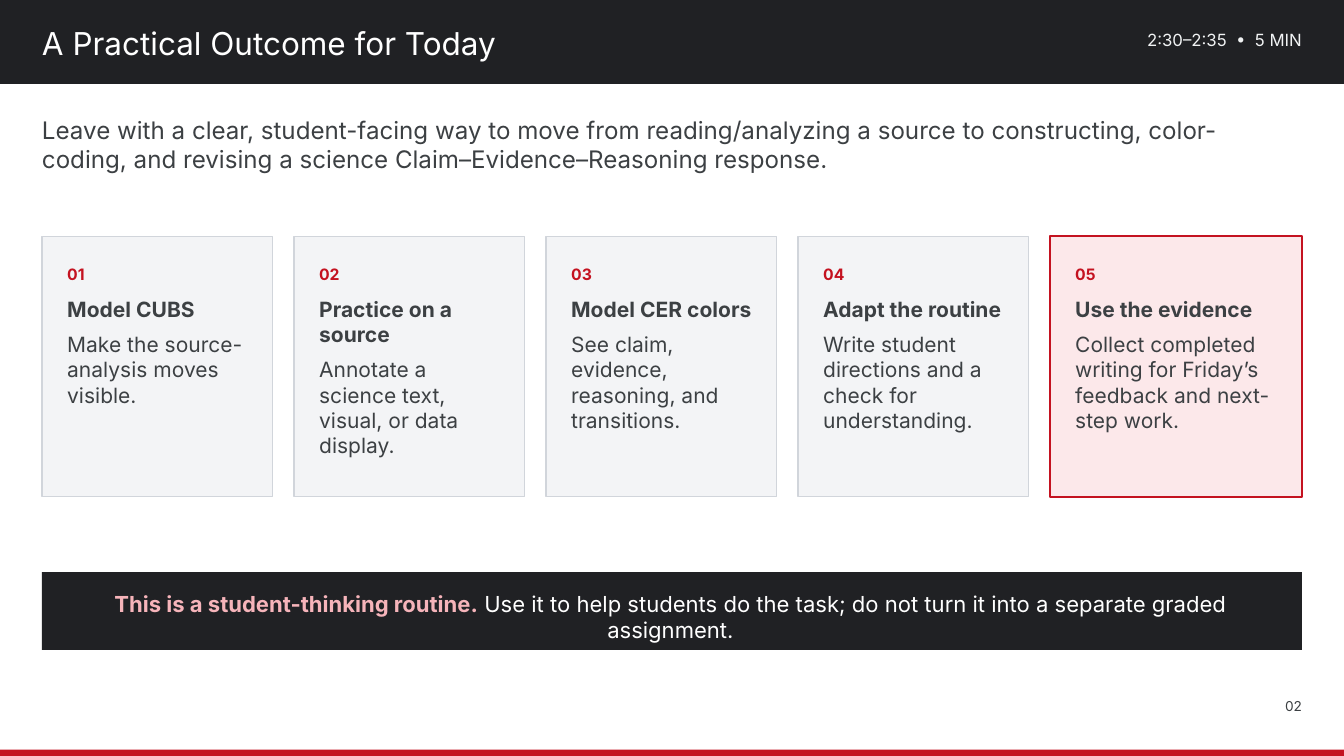
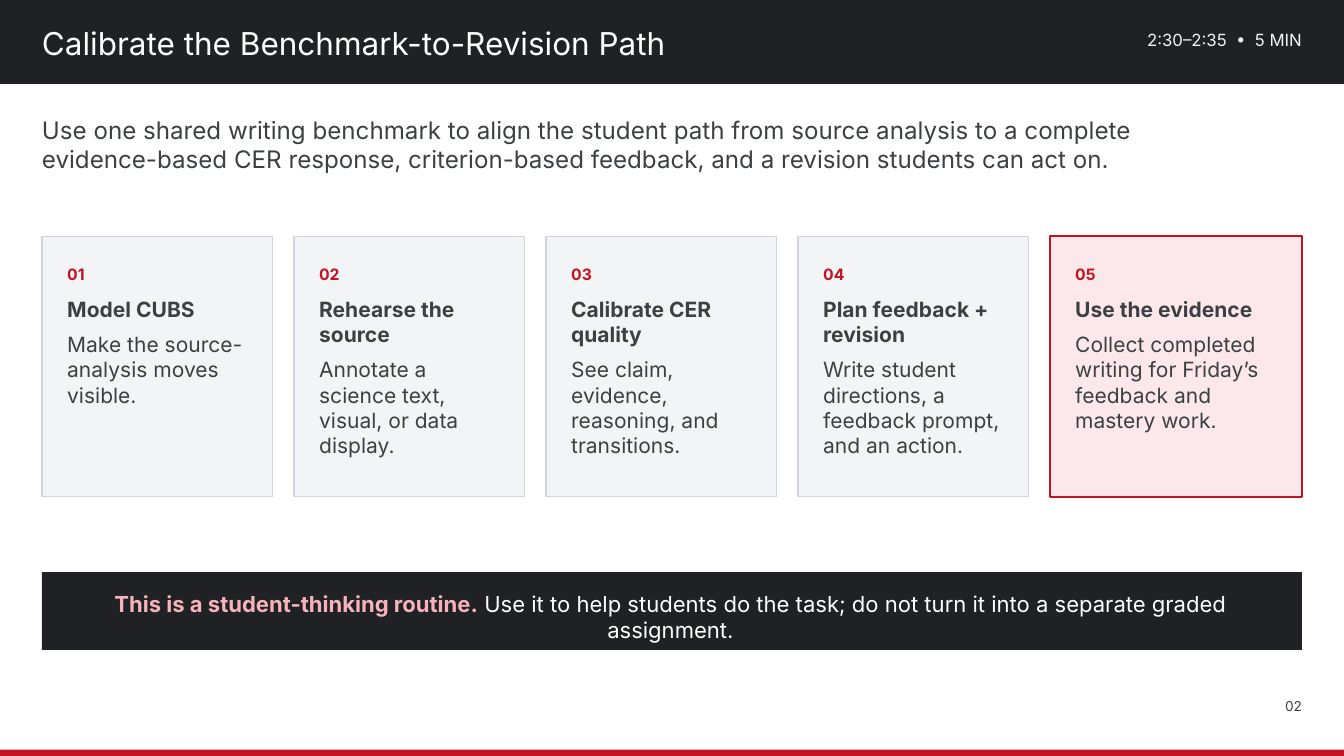
Before and after one commit to nbhs-science/nbhs-science, a slide deck: slide 2 of assets/plc/2026-10-28_Science_Department_PD_Strengthening_Science_Literacy.pptx. Drawn at 1344x756 pixels with LibreOffice and Linux fonts; fonts in the diff are those of the drawing. Boxes give left, top, right and bottom in pixels: in the first picture for what was removed or moved away, otherwise in the second. Text is boxed around its words. In the diff, an @@ line names an element or a change of style, - is before the commit and + after.

Commit message:
Update Oct. 28 PD title and materials
Uses the official title “Strengthening Science Literacy: Calibrating Writing Benchmarks, Feedback, and Revision,” with CUBS + CER as the strategy focus.

```diff
--- a/assets/plc/2026-10-28_Science_Department_PD_Strengthening_Science_Literacy.pptx
+++ b/assets/plc/2026-10-28_Science_Department_PD_Strengthening_Science_Literacy.pptx
@@ text at box(42, 31, 666, 56): text changed @@
-A Practical Outcome for Today
+Calibrate the Benchmark-to-Revision Path
@@ text at box(42, 120, 1130, 173): text changed @@
-Leave with a clear, student-facing way to move from reading/analyzing a source to constructing, color-coding, and revising a science Claim–Evidence–Reasoning response.
+Use one shared writing benchmark to align the student path from source analysis to a complete evidence-based CER response, criterion-based feedback, and a revision students can act on.
@@ text at box(319, 301, 454, 342): text changed @@
-Practice on a source
+Rehearse the source
@@ text at box(571, 301, 711, 347): text changed @@
-Model CER colors
+Calibrate CER quality
@@ text at box(823, 301, 999, 453): text changed @@
-Adapt the routine
-Write student directions and a check for understanding.
+Plan feedback + revision
+Write student directions, a feedback prompt, and an action.
@@ text at box(1075, 336, 1258, 433): text changed @@
-Collect completed writing for Friday’s feedback and next-step work.
+Collect completed writing for Friday’s feedback and mastery work.
```
Also in this commit, not shown: 5 other slides changed, 1 other file.
